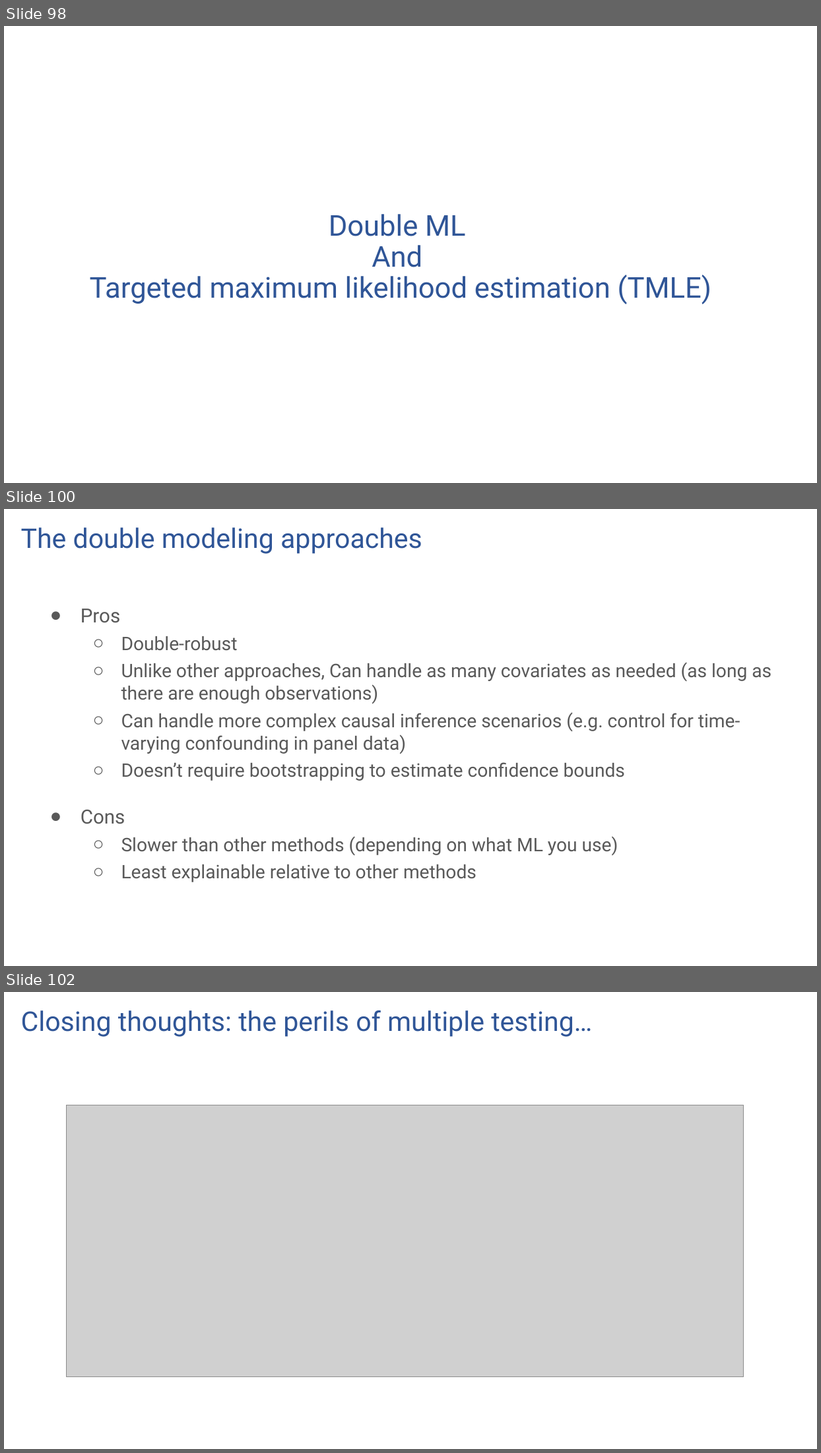
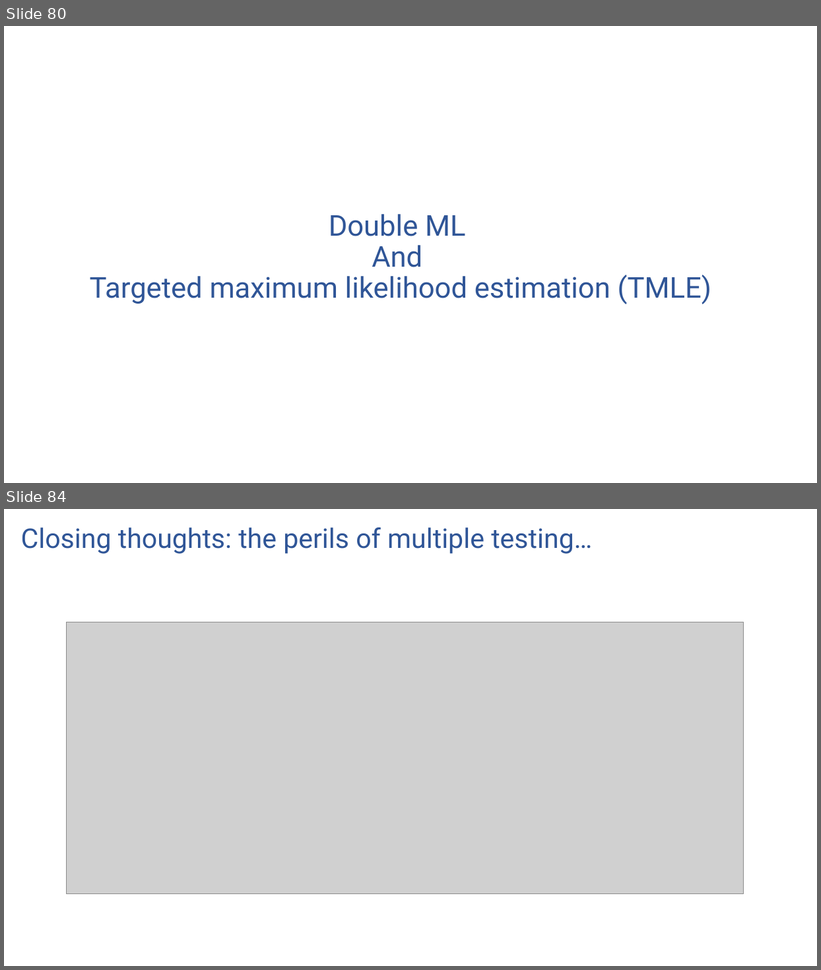
Before and after one commit to ronikobrosly/scipy_2022_causal_inference_tutorial, a slide deck: slides/tutorial_slides.pptx. Shown one above the other, each under a label of ours: slides 98, 100 and 102 before the commit, slides 80 and 84 after it; the slides between them are not shown. The pictures are 821x1453 and 821x970 pixels, drawn with LibreOffice and Linux fonts; fonts in the diff are those of the drawing; grey boxes stand for pictures. Boxes give left, top, right and bottom in pixels: in the first picture for what was removed or moved away, otherwise in the second. Text is boxed around its words. In the diff, an @@ line names an element or a change of style, - is before the commit and + after.

```diff
--- a/slides/tutorial_slides.pptx
+++ b/slides/tutorial_slides.pptx
@@ slide 100 removed at (4, 509, 817, 966), background #FFFFFF @@
@@ title removed at (21, 527, 422, 554) @@
-The double modeling approaches
@@ text removed at (81, 609, 772, 883) @@
-● Pros
-  ○ Double-robust
-  ○ Unlike other approaches, Can handle as many covariates as needed (as long as there are enough observations)
-  ○ Can handle more complex causal inference scenarios (e.g. control for time-varying confounding in panel data)
-  ○ Doesn’t require bootstrapping to estimate confidence bounds
-● Cons
-  ○ Slower than other methods (depending on what ML you use)
-  ○ Least explainable relative to other methods
@@ what was slide 98 is now slide 80 @@
@@ what was slide 102 is now slide 84 @@
```
Also in this commit, not shown: 16 slides changed, 6 slides added, 23 other slides removed, 1 other file.
